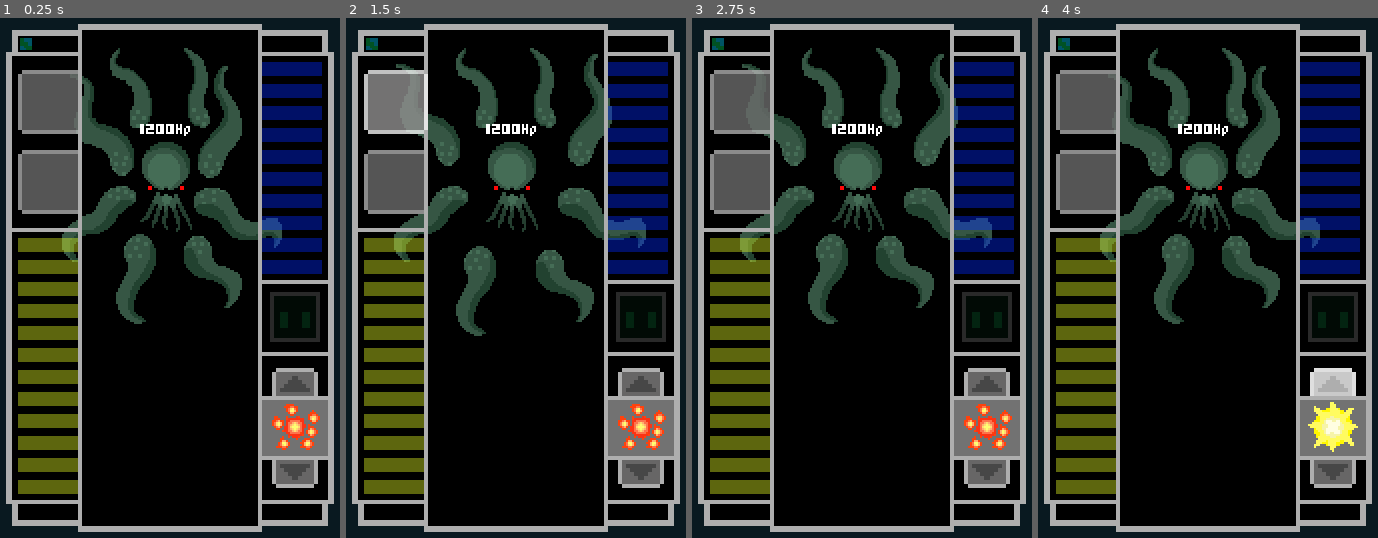
Above: before the commit, frames 1-4 (left to right).
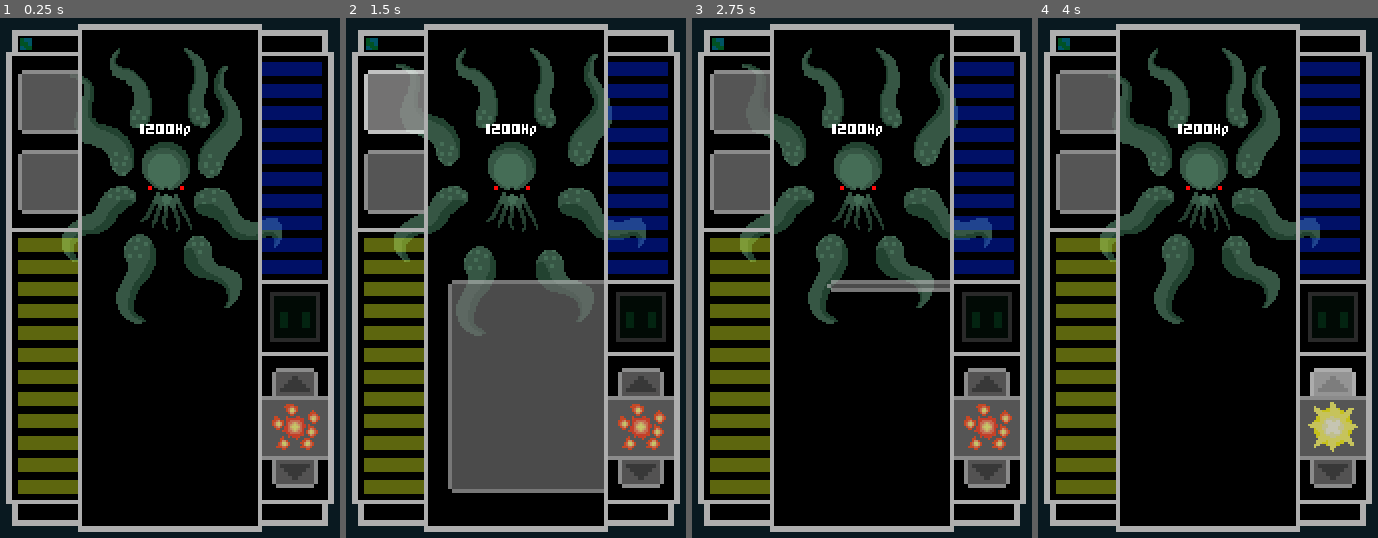
Above: after the commit, the same moments.

Repository: Razzf/SpaceRpg
Game: Godot game, scene res://Scenes/Battle.tscn
Same seed, same stepped clock (60 frames per second), same inputs: the game is played once before the commit and once after it. The project has no main scene, so this scene is started directly.
Inputs (mouse positions are in pixels of both pictures, inside the frame that each line leads up to):
- Up to frame 1 (0.25 s): no input
- Up to frame 2 (1.5 s): click (641, 428) at 0.5 s; click (397, 101) at 1.25 s
- Up to frame 3 (2.75 s): click (858, 501) at 2 s, where only the run after the commit has a clickable "Cancel"
- Up to frame 4 (4 s): click (1089, 184) at 2.75 s; click (1333, 382) at 3.5 s

The runs differ from the first frame. In frame 1, 2.8% of the frame differs, in the area x 77-97%, y 67-91%; in frame 2, 22%, in the area x 22-97%, y 10-92%; in frame 3, 3.6%; in frame 4, 3.3%.

Commit message:
Inf Panel Interacction added

Diff:
--- a/Scenes/Battle.tscn
+++ b/Scenes/Battle.tscn
@@ -19,6 +19,9 @@
 [ext_resource path="res://Img Resources/Icons Images/Shield.png" type="Texture" id=17]
 [ext_resource path="res://Img Resources/Icons Images/explosions.png" type="Texture" id=18]
 [ext_resource path="res://Scripts/BattleScene.gd" type="Script" id=19]
+[ext_resource path="res://Scripts/InfPAnel.gd" type="Script" id=20]
+[ext_resource path="res://Resources/Styles/panel.tres" type="StyleBox" id=21]
+[ext_resource path="res://Resources/Fonts/PixelFont.tres" type="DynamicFont" id=22]
 
 [sub_resource type="StyleBoxEmpty" id=1]
 
@@ -35,6 +38,40 @@
 [sub_resource type="StyleBoxEmpty" id=7]
 
 [sub_resource type="StyleBoxFlat" id=8]
+
+[sub_resource type="Animation" id=9]
+resource_name = "PanelAppear"
+tracks/0/type = "value"
+tracks/0/path = NodePath(".:rect_size")
+tracks/0/interp = 1
+tracks/0/loop_wrap = true
+tracks/0/imported = false
+tracks/0/enabled = true
+tracks/0/keys = {
+"times": PoolRealArray( 0, 0.2, 0.4, 0.6, 0.8, 1 ),
+"transitions": PoolRealArray( 1, 1, 1, 1, 1, 1 ),
+"update": 0,
+"values": [ Vector2( 2, 7 ), Vector2( 40, 7 ), Vector2( 80, 7 ), Vector2( 80, 40 ), Vector2( 80, 80 ), Vector2( 80, 120 ) ]
+}
+
+[sub_resource type="Animation" id=10]
+resource_name = "PanelDisappear"
+tracks/0/type = "value"
+tracks/0/path = NodePath(".:rect_size")
+tracks/0/interp = 1
+tracks/0/loop_wrap = true
+tracks/0/imported = false
+tracks/0/enabled = true
+tracks/0/keys = {
+"times": PoolRealArray( 0, 0.2, 0.4, 0.6, 0.8, 1 ),
+"transitions": PoolRealArray( 1, 1, 1, 1, 1, 1 ),
+"update": 0,
+"values": [ Vector2( 80, 120 ), Vector2( 80, 80 ), Vector2( 80, 40 ), Vector2( 80, 6 ), Vector2( 40, 6 ), Vector2( 2, 6 ) ]
+}
+
+[sub_resource type="StyleBoxEmpty" id=11]
+
+[sub_resource type="StyleBoxFlat" id=12]
 
 [node name="Battle" type="Node2D"]
 script = ExtResource( 19 )
@@ -42,6 +79,8 @@
 "_edit_horizontal_guides_": [ 320.0, 0.0 ],
 "_edit_vertical_guides_": [ 180.0, 0.0 ]
 }
+
+[node name="ShipStats" type="Node2D" parent="."]
 
 [node name="BlackSpace" type="Sprite" parent="."]
 position = Vector2( 90, 160 )
@@ -49,17 +88,11 @@
 
 [node name="Enemy" parent="." instance=ExtResource( 12 )]
 position = Vector2( 88, 100 )
-
-[node name="ShipStats" type="Node2D" parent="."]
 
 [node name="combat design 3" type="Sprite" parent="."]
 self_modulate = Color( 1, 1, 1, 0.4 )
 position = Vector2( 90, 160 )
 texture = ExtResource( 6 )
-
-[node name="ShipWindow" type="Sprite" parent="."]
-position = Vector2( 90, 160 )
-texture = ExtResource( 5 )
 
 [node name="UI" type="Control" parent="."]
 self_modulate = Color( 1, 1, 1, 0.505882 )
@@ -115,6 +148,7 @@
 icons = [ ExtResource( 18 ), ExtResource( 15 ), ExtResource( 17 ), ExtResource( 16 ) ]
 
 [node name="UpDownBtns" type="VBoxContainer" parent="UI/ActionsContainer"]
+self_modulate = Color( 1, 1, 1, 0.666667 )
 margin_left = 7.0
 margin_right = 30.0
 margin_bottom = 60.0
@@ -122,6 +156,7 @@
 custom_constants/separation = 32
 
 [node name="UpButton" type="Button" parent="UI/ActionsContainer/UpDownBtns"]
+self_modulate = Color( 1, 1, 1, 0.666667 )
 margin_right = 23.0
 margin_bottom = 14.0
 custom_styles/hover = ExtResource( 10 )
@@ -131,6 +166,7 @@
 custom_styles/normal = ExtResource( 4 )
 
 [node name="DownButton" type="Button" parent="UI/ActionsContainer/UpDownBtns"]
+self_modulate = Color( 1, 1, 1, 0.666667 )
 margin_top = 46.0
 margin_right = 23.0
 margin_bottom = 60.0
@@ -141,6 +177,7 @@
 custom_styles/normal = ExtResource( 7 )
 
 [node name="ActionBtn" type="Button" parent="UI/ActionsContainer"]
+self_modulate = Color( 1, 1, 1, 0.666667 )
 margin_top = 14.0
 margin_right = 37.0
 margin_bottom = 46.0
@@ -151,5 +188,83 @@
 custom_styles/disabled = SubResource( 8 )
 custom_styles/normal = ExtResource( 1 )
 icon = ExtResource( 18 )
+
+[node name="InfPanel" type="Panel" parent="UI"]
+self_modulate = Color( 1, 1, 1, 0.666667 )
+margin_left = 136.0
+margin_top = 155.0
+margin_right = 138.0
+margin_bottom = 161.0
+rect_scale = Vector2( -1, 1 )
+custom_styles/panel = ExtResource( 21 )
+script = ExtResource( 20 )
+__meta__ = {
+"_edit_use_anchors_": false
+}
+
+[node name="AnimationPlayer" type="AnimationPlayer" parent="UI/InfPanel"]
+anims/PanelAppear = SubResource( 9 )
+anims/PanelDisappear = SubResource( 10 )
+
+[node name="TittlePanel" type="Panel" parent="UI/InfPanel"]
+visible = false
+self_modulate = Color( 1, 1, 1, 0.666667 )
+margin_left = 38.0
+margin_top = -12.0
+margin_right = 78.0
+custom_styles/panel = ExtResource( 21 )
+__meta__ = {
+"_edit_use_anchors_": false
+}
+
+[node name="Tittle" type="Label" parent="UI/InfPanel/TittlePanel"]
+margin_left = 37.0
+margin_top = 3.0
+margin_right = 71.0
+margin_bottom = 9.0
+rect_scale = Vector2( -1, 1 )
+custom_fonts/font = ExtResource( 22 )
+text = "aa"
+__meta__ = {
+"_edit_use_anchors_": false
+}
+
+[node name="OkBtn" type="Button" parent="UI/InfPanel"]
+margin_left = 31.0
+margin_top = 105.0
+margin_right = 48.0
+margin_bottom = 117.0
+rect_scale = Vector2( -1, 1 )
+custom_styles/hover = ExtResource( 3 )
+custom_styles/pressed = ExtResource( 2 )
+custom_styles/focus = SubResource( 11 )
+custom_styles/disabled = SubResource( 12 )
+custom_styles/normal = ExtResource( 1 )
+custom_fonts/font = ExtResource( 22 )
+text = "Ok"
+
+[node name="CancelBtn" type="Button" parent="UI/InfPanel"]
+margin_left = 63.0
+margin_top = 105.0
+margin_right = 92.0
+margin_bottom = 117.0
+rect_scale = Vector2( -1, 1 )
+custom_styles/hover = ExtResource( 3 )
+custom_styles/pressed = ExtResource( 2 )
+custom_styles/focus = SubResource( 11 )
+custom_styles/disabled = SubResource( 12 )
+custom_styles/normal = ExtResource( 1 )
+custom_fonts/font = ExtResource( 22 )
+text = "Cancel"
+__meta__ = {
+"_edit_use_anchors_": false
+}
+
+[node name="ShipWindow" type="Sprite" parent="."]
+position = Vector2( 90, 160 )
+texture = ExtResource( 5 )
 [connection signal="pressed" from="UI/ActionsContainer/UpDownBtns/UpButton" to="UI/ActionsContainer" method="_on_UpButton_pressed"]
 [connection signal="pressed" from="UI/ActionsContainer/UpDownBtns/DownButton" to="UI/ActionsContainer" method="_on_DownButton_pressed"]
+[connection signal="pressed" from="UI/ActionsContainer/ActionBtn" to="UI/InfPanel" method="_on_ActionBtn_pressed"]
+[connection signal="pressed" from="UI/InfPanel/OkBtn" to="UI/InfPanel" method="_on_OkBtn_pressed"]
+[connection signal="pressed" from="UI/InfPanel/CancelBtn" to="UI/InfPanel" method="_on_CancelBtn_pressed"]
--- a/Scenes/Enemy.tscn
+++ b/Scenes/Enemy.tscn
@@ -28,3 +28,5 @@
 __meta__ = {
 "_edit_use_anchors_": false
 }
+
+[node name="AnimationPlayer" type="AnimationPlayer" parent="."]
--- a/Scripts/InfPAnel.gd
+++ b/Scripts/InfPAnel.gd
@@ -1,26 +1,38 @@
 extends Panel
 onready var animation = $AnimationPlayer
-onready var infLabel = $Inf
-onready var tiitlePanel = $TittlePanel
+onready var TittleLabel = $TittlePanel/Tittle
+onready var TittlePanel = $TittlePanel
+onready var OkBtn = $OkBtn
+onready var CancelBtn = $CancelBtn
 var _animation = Animation.new()
 
 func _ready():
-	infLabel.hide()
-	tiitlePanel.hide()
+	pass
+	TittleLabel.hide()
+	TittlePanel.hide()
+	OkBtn.hide()
+	CancelBtn.hide()
 
-func _on_ActionButton_pressed():
-	animation.play("PanelInfAppear")
-	yield(animation, "animation_finished")
-	infLabel.show()
-	tiitlePanel.show()
+func _on_ActionBtn_pressed():
+	animation.play("PanelAppear")
+	yield(animation,"animation_finished")
+	TittlePanel.show()
+	TittleLabel.show()
+	OkBtn.show()
+	CancelBtn.show()
 
-	yield(get_tree().create_timer(6), "timeout")
-	if animation.is_playing():
-		yield(animation,"animation_finished")
-		infLabel.hide()
-		tiitlePanel.hide()
-		animation.play("PanelInfDisappear")
-	else:
-		infLabel.hide()
-		tiitlePanel.hide()
-		animation.play("PanelInfDisappear")
+
+func _on_OkBtn_pressed():
+	TittleLabel.hide()
+	TittlePanel.hide()
+	OkBtn.hide()
+	CancelBtn.hide()
+	animation.play("PanelDisappear")
+
+
+func _on_CancelBtn_pressed():
+	TittleLabel.hide()
+	TittlePanel.hide()
+	OkBtn.hide()
+	CancelBtn.hide()
+	animation.play("PanelDisappear")
--- /dev/null
+++ b/Scripts/PanelContainer.gd
@@ -0,0 +1,20 @@
+extends PanelContainer
+
+
+onready var animation = $Panel/AnimationPlayer
+
+
+# Called when the node enters the scene tree for the first time.
+func _ready():
+	pass # Replace with function body.
+
+
+# Called every frame. 'delta' is the elapsed time since the previous frame.
+#func _process(delta):
+#	pass
+
+
+func _on_ActionBtn_pressed():
+	animation.play("PanelAppear")
+	yield(animation, "animation_finished")
+	animation.play("PanelDisappear")
Not shown: 1 places in Scenes/Battle.tscn that only renumber resources
